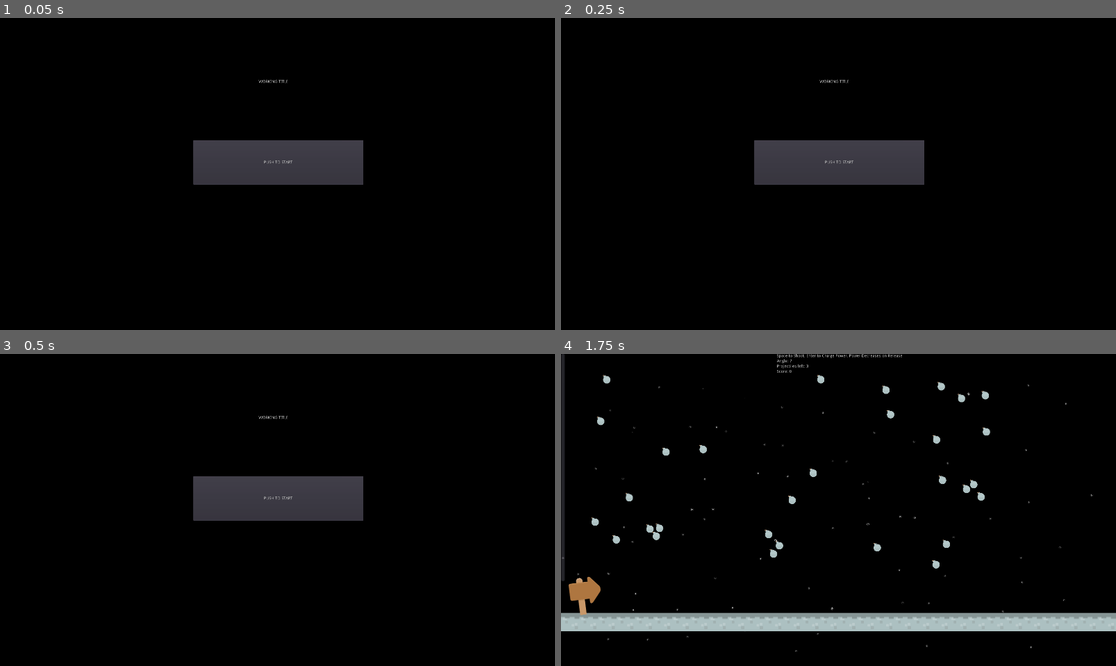
Above: before the commit, frames 1-4 (two rows, left to right).
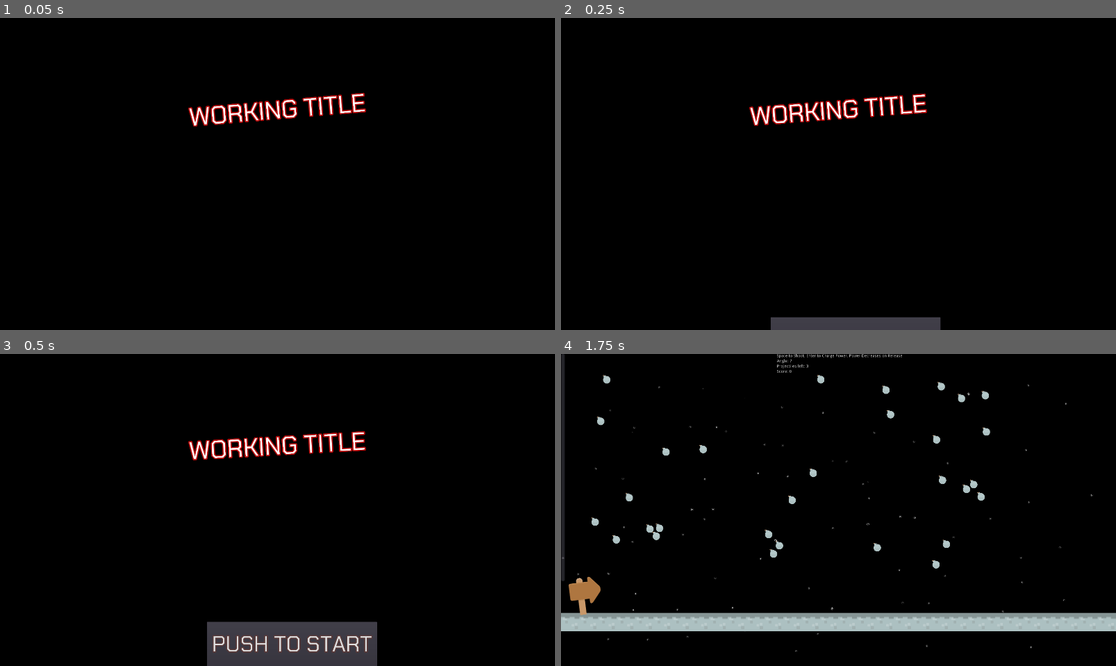
Above: after the commit, the same moments.

Repository: PandorasGit/P1-paroberts
Game: Godot game, scene res://World/World.tscn
The game is run twice, just before and just after one commit, with the same random seed, the same clock (stepped at 60 frames per second) and the same inputs.
Inputs:
- Up to frame 1 (0.05 s): no input
- Up to frame 2 (0.25 s): no input
- Up to frame 3 (0.5 s): no input
- Up to frame 4 (1.75 s): click "PUSH TO START" at 0.5 s; tap Enter (adjustPower) at 1.25 s; hold Enter (adjustPower) from 1.28 s (still down)

The runs differ from the first frame. In frame 1, 5.6% of the frame differs, in the area x 33-66%, y 19-54%; in frame 2, 6.8%; in frame 3, 10%, in the area x 33-68%, y 19-100%; in frame 4, nothing differs.

Commit message:
Add Title Screen Animations

Diff:
--- a/project/HUD/HUD.gd
+++ b/project/HUD/HUD.gd
@@ -14,6 +14,8 @@
 	$MainMenu/StartButton.connect("pressed", self, "_on_StartButton_Pressed")
 # warning-ignore:return_value_discarded
 	$ResetButton.connect("pressed", self, "_on_ResetButton_Pressed")
+
+
 
 func _set_targetMap(value):
 	targetLayout = value
@@ -78,6 +80,7 @@
 
 
 
+
 func _on_StartButton_Pressed():
 	$MainMenu.visible = false
 	emit_signal("game_Start_Initiated")
--- a/project/HUD/HUD.tscn
+++ b/project/HUD/HUD.tscn
@@ -1,7 +1,143 @@
-[gd_scene load_steps=3 format=2]
+[gd_scene load_steps=12 format=2]
 
 [ext_resource path="res://HUD/HUD.gd" type="Script" id=1]
 [ext_resource path="res://HUD/black_background.png" type="Texture" id=2]
+[ext_resource path="res://HUD/ChakraPetch-Regular.ttf" type="DynamicFontData" id=3]
+
+[sub_resource type="DynamicFont" id=1]
+size = 86
+outline_size = 4
+outline_color = Color( 0.717647, 0.0431373, 0.0431373, 1 )
+use_filter = true
+font_data = ExtResource( 3 )
+
+[sub_resource type="DynamicFont" id=4]
+size = 76
+outline_size = 4
+outline_color = Color( 0.345098, 0.227451, 0.227451, 1 )
+use_filter = true
+font_data = ExtResource( 3 )
+
+[sub_resource type="Animation" id=6]
+length = 0.001
+step = 5.0
+tracks/0/type = "value"
+tracks/0/path = NodePath("StartButton:rect_position")
+tracks/0/interp = 1
+tracks/0/loop_wrap = true
+tracks/0/imported = false
+tracks/0/enabled = true
+tracks/0/keys = {
+"times": PoolRealArray( 0 ),
+"transitions": PoolRealArray( 1 ),
+"update": 0,
+"values": [ Vector2( 730, 1101 ) ]
+}
+
+[sub_resource type="Animation" id=7]
+resource_name = "StartButtonAnimation"
+length = 5.0
+tracks/0/type = "value"
+tracks/0/path = NodePath("StartButton:rect_position")
+tracks/0/interp = 1
+tracks/0/loop_wrap = true
+tracks/0/imported = false
+tracks/0/enabled = true
+tracks/0/keys = {
+"times": PoolRealArray( 0.1, 1.8, 5 ),
+"transitions": PoolRealArray( 1, 1, 1 ),
+"update": 0,
+"values": [ Vector2( 730, 1101 ), Vector2( 669, 360 ), Vector2( 673, 443 ) ]
+}
+
+[sub_resource type="Animation" id=8]
+resource_name = "TitleTextAnimation"
+length = 5.0
+loop = true
+tracks/0/type = "value"
+tracks/0/path = NodePath("Title:rect_rotation")
+tracks/0/interp = 1
+tracks/0/loop_wrap = true
+tracks/0/imported = false
+tracks/0/enabled = true
+tracks/0/keys = {
+"times": PoolRealArray( 0.1, 2.4, 5.1 ),
+"transitions": PoolRealArray( 1, 1, 1 ),
+"update": 0,
+"values": [ -5.0, 5.0, -5.0 ]
+}
+tracks/1/type = "value"
+tracks/1/path = NodePath("StartButton:rect_position")
+tracks/1/interp = 1
+tracks/1/loop_wrap = true
+tracks/1/imported = false
+tracks/1/enabled = true
+tracks/1/keys = {
+"times": PoolRealArray( 0.1, 2.4 ),
+"transitions": PoolRealArray( 1, 1 ),
+"update": 0,
+"values": [ Vector2( 730, 1101 ), Vector2( 685, 571 ) ]
+}
+
+[sub_resource type="Animation" id=3]
+length = 0.001
+tracks/0/type = "value"
+tracks/0/path = NodePath("Title:rect_rotation")
+tracks/0/interp = 1
+tracks/0/loop_wrap = true
+tracks/0/imported = false
+tracks/0/enabled = true
+tracks/0/keys = {
+"times": PoolRealArray( 0 ),
+"transitions": PoolRealArray( 1 ),
+"update": 0,
+"values": [ -5.0 ]
+}
+tracks/1/type = "value"
+tracks/1/path = NodePath("StartButton:rect_position")
+tracks/1/interp = 1
+tracks/1/loop_wrap = true
+tracks/1/imported = false
+tracks/1/enabled = true
+tracks/1/keys = {
+"times": PoolRealArray( 0 ),
+"transitions": PoolRealArray( 1 ),
+"update": 0,
+"values": [ Vector2( 730, 1101 ) ]
+}
+
+[sub_resource type="Animation" id=5]
+resource_name = "StartButtonAnimation"
+length = 5.0
+tracks/0/type = "value"
+tracks/0/path = NodePath("StartButton:rect_position")
+tracks/0/interp = 1
+tracks/0/loop_wrap = true
+tracks/0/imported = false
+tracks/0/enabled = true
+tracks/0/keys = {
+"times": PoolRealArray( 0.1, 1.8, 5 ),
+"transitions": PoolRealArray( 1, 1, 1 ),
+"update": 0,
+"values": [ Vector2( 730, 1101 ), Vector2( 669, 360 ), Vector2( 673, 443 ) ]
+}
+
+[sub_resource type="Animation" id=2]
+resource_name = "TitleTextAnimation"
+length = 5.0
+loop = true
+tracks/0/type = "value"
+tracks/0/path = NodePath("Title:rect_rotation")
+tracks/0/interp = 1
+tracks/0/loop_wrap = true
+tracks/0/imported = false
+tracks/0/enabled = true
+tracks/0/keys = {
+"times": PoolRealArray( 0.1, 2.4, 5.1 ),
+"transitions": PoolRealArray( 1, 1, 1 ),
+"update": 0,
+"values": [ -5.0, 5.0, -5.0 ]
+}
 
 [node name="HUD" type="Control"]
 anchor_right = 1.0
@@ -68,19 +204,39 @@
 [node name="Title" type="Label" parent="MainMenu"]
 anchor_right = 1.0
 anchor_bottom = 1.0
-margin_left = 875.0
-margin_top = 214.0
-margin_right = 977.0
-margin_bottom = 228.0
+margin_left = 653.0
+margin_top = 262.0
+margin_right = 1225.0
+margin_bottom = 335.0
+rect_rotation = -5.0
+rect_pivot_offset = Vector2( 306, 56.5 )
+custom_fonts/font = SubResource( 1 )
 text = "WORKING TITLE"
 align = 1
 
 [node name="StartButton" type="Button" parent="MainMenu"]
 anchor_right = 47.95
 anchor_bottom = 26.95
-margin_left = 669.0
-margin_top = 423.0
-margin_right = -661.0
-margin_bottom = -501.0
+margin_left = 730.0
+margin_top = 1101.0
+margin_right = -599.999
+margin_bottom = 177.0
+custom_fonts/font = SubResource( 4 )
 text = "PUSH TO START"
 icon_align = 1
+
+[node name="AnimationPlayers" type="Node" parent="."]
+
+[node name="StartButtonAnimationPlayer" type="AnimationPlayer" parent="AnimationPlayers"]
+root_node = NodePath("../../MainMenu")
+autoplay = "StartButtonAnimation"
+anims/RESET = SubResource( 6 )
+anims/StartButtonAnimation = SubResource( 7 )
+anims/TitleTextAnimation = SubResource( 8 )
+
+[node name="TitleAnimationPlayer" type="AnimationPlayer" parent="AnimationPlayers"]
+root_node = NodePath("../../MainMenu")
+autoplay = "TitleTextAnimation"
+anims/RESET = SubResource( 3 )
+anims/StartButtonAnimation = SubResource( 5 )
+anims/TitleTextAnimation = SubResource( 2 )
--- a/project/World/World.gd
+++ b/project/World/World.gd
@@ -1,6 +1,5 @@
 extends Node2D
 
-var _mainMenu = load("res://MainMenu/MainMenu.tscn")
 
 func _ready():
 	$HUD.launcher = $Launcher
Binary file added: project/HUD/ChakraPetch-Regular.ttf
Not shown, added: licenses/OFL.txt
